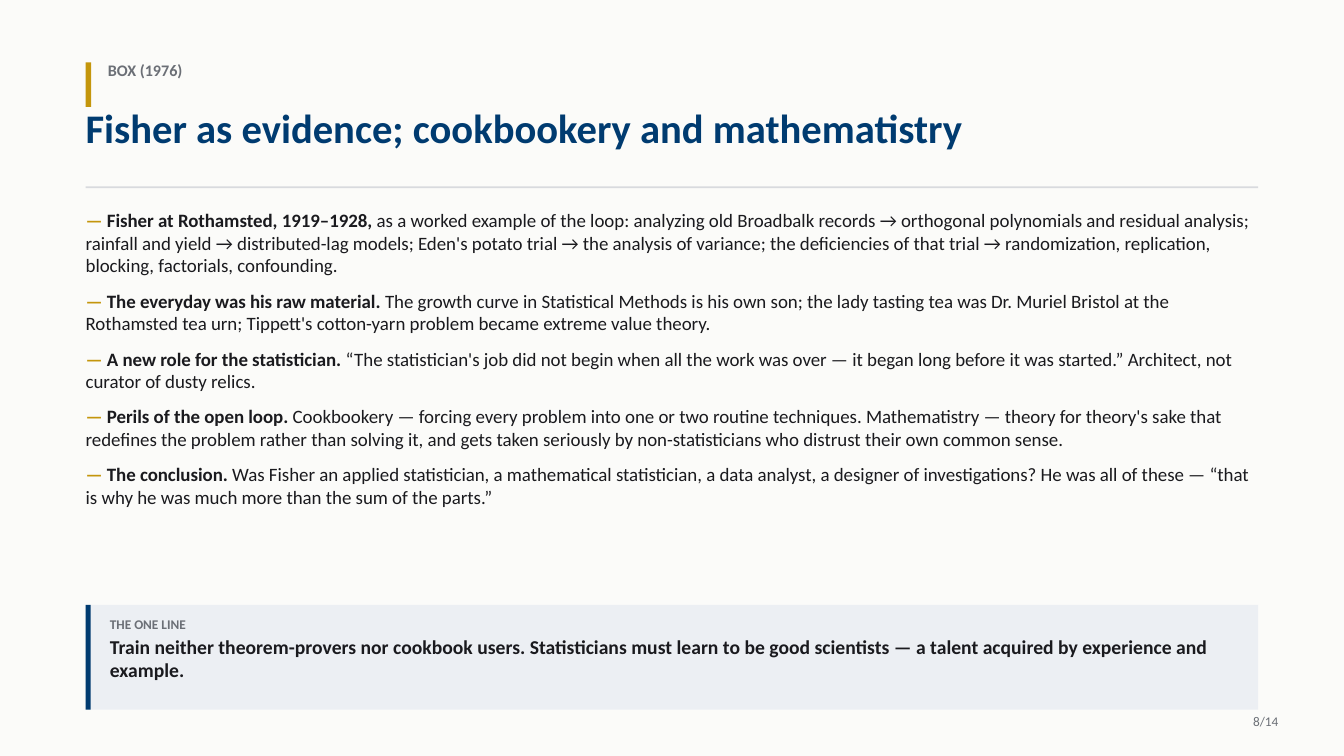
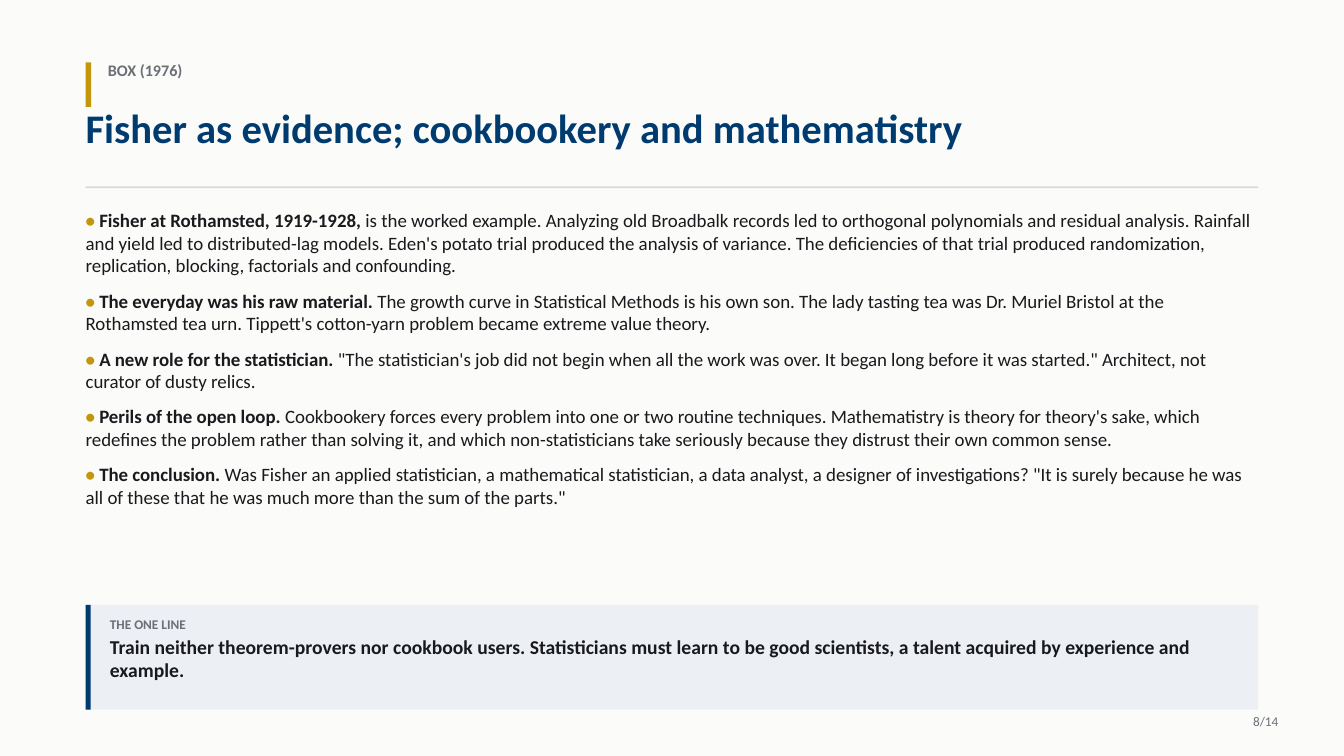
Before and after one commit to Ivar-Rydstrom/stat-215a-notes, a slide deck: slide 8 of readings/lecture1/lecture1.pptx. Drawn at 1344x756 pixels with LibreOffice and Linux fonts; fonts in the diff are those of the drawing. Boxes give left, top, right and bottom in pixels: in the first picture for what was removed or moved away, otherwise in the second. Text is boxed around its words. In the diff, an @@ line names an element or a change of style, - is before the commit and + after.

```diff
--- a/readings/lecture1/lecture1.pptx
+++ b/readings/lecture1/lecture1.pptx
@@ text at (86, 213, 1250, 507): text changed @@
-— Fisher at Rothamsted, 1919–1928, as a worked example of the loop: analyzing old Broadbalk records → orthogonal polynomials and residual analysis; rainfall and yield → distributed-lag models; Eden's potato trial → the analysis of variance; the deficiencies of that trial → randomization, replication, blocking, factorials, confounding.
-— The everyday was his raw material. The growth curve in Statistical Methods is his own son; the lady tasting tea was Dr. Muriel Bristol at the Rothamsted tea urn; Tippett's cotton-yarn problem became extreme value theory.
-— A new role for the statistician. “The statistician's job did not begin when all the work was over — it began long before it was started.” Architect, not curator of dusty relics.
-— Perils of the open loop. Cookbookery — forcing every problem into one or two routine techniques. Mathematistry — theory for theory's sake that redefines the problem rather than solving it, and gets taken seriously by non-statisticians who distrust their own common sense.
-— The conclusion. Was Fisher an applied statistician, a mathematical statistician, a data analyst, a designer of investigations? He was all of these — “that is why he was much more than the sum of the parts.”
+• Fisher at Rothamsted, 1919-1928, is the worked example. Analyzing old Broadbalk records led to orthogonal polynomials and residual analysis. Rainfall and yield led to distributed-lag models. Eden's potato trial produced the analysis of variance. The deficiencies of that trial produced randomization, replication, blocking, factorials and confounding.
+• The everyday was his raw material. The growth curve in Statistical Methods is his own son. The lady tasting tea was Dr. Muriel Bristol at the Rothamsted tea urn. Tippett's cotton-yarn problem became extreme value theory.
+• A new role for the statistician. "The statistician's job did not begin when all the work was over. It began long before it was started." Architect, not curator of dusty relics.
+• Perils of the open loop. Cookbookery forces every problem into one or two routine techniques. Mathematistry is theory for theory's sake, which redefines the problem rather than solving it, and which non-statisticians take seriously because they distrust their own common sense.
+• The conclusion. Was Fisher an applied statistician, a mathematical statistician, a data analyst, a designer of investigations? "It is surely because he was all of these that he was much more than the sum of the parts."
@@ text at (110, 640, 1190, 680): text changed @@
-Train neither theorem-provers nor cookbook users. Statisticians must learn to be good scientists — a talent acquired by experience and example.
+Train neither theorem-provers nor cookbook users. Statisticians must learn to be good scientists, a talent acquired by experience and example.
```
Also in this commit, not shown: 13 other slides changed, 1 other file.
